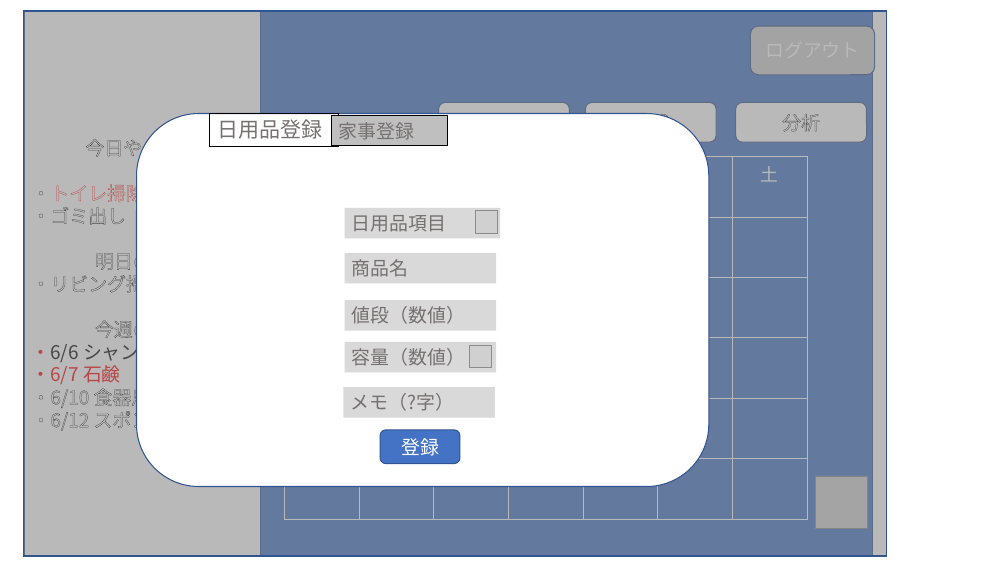
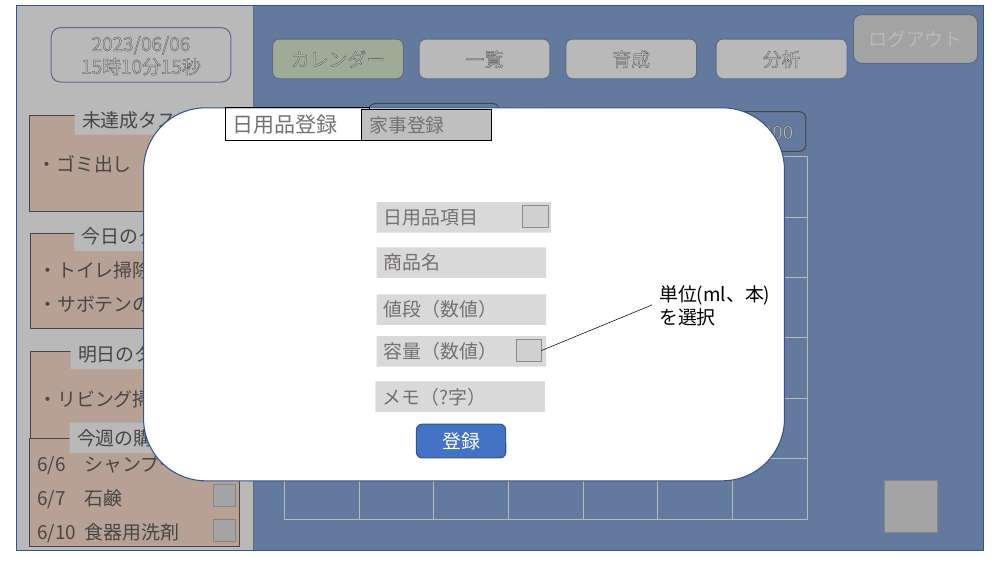
Before and after one commit to dojo2023/A-5, a slide deck: slide 7 of doc/外部設計_プレゼン.pptx. Drawn at 1008x567 pixels with LibreOffice and Linux fonts; fonts in the diff are those of the drawing; grey boxes stand for pictures. Boxes give left, top, right and bottom in pixels: in the first picture for what was removed or moved away, otherwise in the second. Text is boxed around its words. In the diff, an @@ line names an element or a change of style, - is before the commit and + after.

```diff
--- a/doc/外部設計_プレゼン.pptx
+++ b/doc/外部設計_プレゼン.pptx
@@ rectangle: place and size @@
-rectangle at (24, 11, 261, 557)
+rectangle at (17, 5, 253, 551)
@@ rectangle: place and size @@
-rectangle at (23, 11, 887, 557)
+rectangle at (17, 5, 984, 551)
@@ rectangle: place and size @@
-rectangle at (24, 11, 873, 557)
+rectangle at (24, 5, 984, 551)
@@ rounded rectangle added at (51, 28, 231, 82), fill #FFFFFF, outline #325491 1 pt, 18 pt, text #FFFFFF @@
+2023/06/06
+15時10分15秒
@@ rounded rectangle: place and size @@
-rounded rectangle at (750, 26, 875, 75)
+rounded rectangle at (854, 14, 979, 64)
@@ rounded rectangle added at (272, 39, 403, 79), fill #C5E0B4, outline #325491 1 pt, 18 pt, text #FFFFFF @@
+カレンダー
@@ 3 rounded rectangles: place and size @@
-3 rounded rectangles at (439, 102, 867, 142)
+3 rounded rectangles at (419, 39, 847, 79)
@@ rectangle added at (30, 116, 240, 211), fill #F8CBAD, outline #000000 0.75 pt, 18 pt, text #000000 @@
+・ゴミ出し
@@ rectangle added at (75, 104, 209, 135), fill #FFFFFF, 18 pt, text #000000 @@
+未達成タスク
@@ rounded rectangle: place and size @@
-rounded rectangle at (137, 113, 709, 486)
+rounded rectangle at (144, 108, 785, 481)
@@ rectangle "日用品登録": place and size @@
-rectangle "日用品登録" at (209, 113, 338, 147)
+rectangle "日用品登録" at (225, 107, 369, 141)
@@ rectangle "家事登録": place and size @@
-rectangle "家事登録" at (331, 116, 448, 146)
+rectangle "家事登録" at (362, 110, 492, 140)
@@ rounded rectangle added at (369, 104, 500, 144), outline #000000 1 pt, 18 pt, text #FFFFFF @@
+2023/06
@@ picture added at (516, 107, 544, 135) @@
@@ rounded rectangle added at (663, 112, 806, 152), outline #000000 1 pt, 18 pt, text #FFFFFF @@
+Total \,4300
@@ text in rectangle at (32, 135, 199, 432): text removed @@
-今日やる家事
-・トイレ掃除
-・ゴミ出し
-明日の家事
-・リビング掃除
-今週の購入
-・6/6 シャンプー
-・6/7 石鹸
-・6/10 食器用洗剤
-・6/12 スポンジ
@@ rectangle "日用品項目": place and size @@
-rectangle "日用品項目" at (345, 208, 501, 238)
+rectangle "日用品項目" at (377, 202, 551, 232)
@@ picture: place and size @@
-picture at (476, 211, 498, 234)
+picture at (523, 205, 548, 228)
@@ rectangle added at (31, 234, 241, 329), fill #F8CBAD, outline #000000 0.75 pt, 18 pt, text #000000 @@
+・トイレ掃除
+・サボテンの水やり
@@ text added at (82, 223, 195, 248), 18 pt, text #000000 @@
+今日のタスク
@@ rectangle "商品名": place and size @@
-rectangle "商品名" at (345, 253, 496, 284)
+rectangle "商品名" at (377, 247, 546, 278)
@@ rectangle "値段（数値）": place and size @@
-rectangle "値段（数値）" at (345, 300, 496, 330)
+rectangle "値段（数値）" at (377, 294, 546, 324)
@@ text added at (659, 285, 770, 326), 18 pt, text #000000 @@
+単位(ml、本)
+を選択
@@ line added from (541, 351) to (652, 305), #000000 0.5 pt @@
@@ rectangle added at (31, 352, 241, 447), fill #F8CBAD, outline #000000 0.75 pt, 18 pt, text #000000 @@
+・リビング掃除
@@ text added at (78, 341, 191, 366), 18 pt, text #000000 @@
+明日のタスク
@@ rectangle "容量（数値）": place and size @@
-rectangle "容量（数値）" at (345, 342, 496, 372)
+rectangle "容量（数値）" at (377, 337, 546, 367)
@@ picture: place and size @@
-picture at (470, 345, 492, 368)
+picture at (516, 340, 541, 362)
@@ rectangle "メモ（?字）": place and size @@
-rectangle "メモ（?字）" at (343, 387, 495, 417)
+rectangle "メモ（?字）" at (375, 382, 544, 412)
@@ rounded rectangle "登録": place and size @@
-rounded rectangle "登録" at (380, 430, 461, 464)
+rounded rectangle "登録" at (417, 424, 506, 458)
@@ picture: place and size @@
-picture at (815, 476, 867, 529)
+picture at (885, 480, 937, 532)
@@ group added at (30, 423, 240, 547): 2 rectangles, 2 pictures @@
+6/6 シャンプー
+6/7 石鹸
+6/10 食器用洗剤
+今週の購入品
```
Also in this commit, not shown: 5 other slides changed, 1 slide added.
